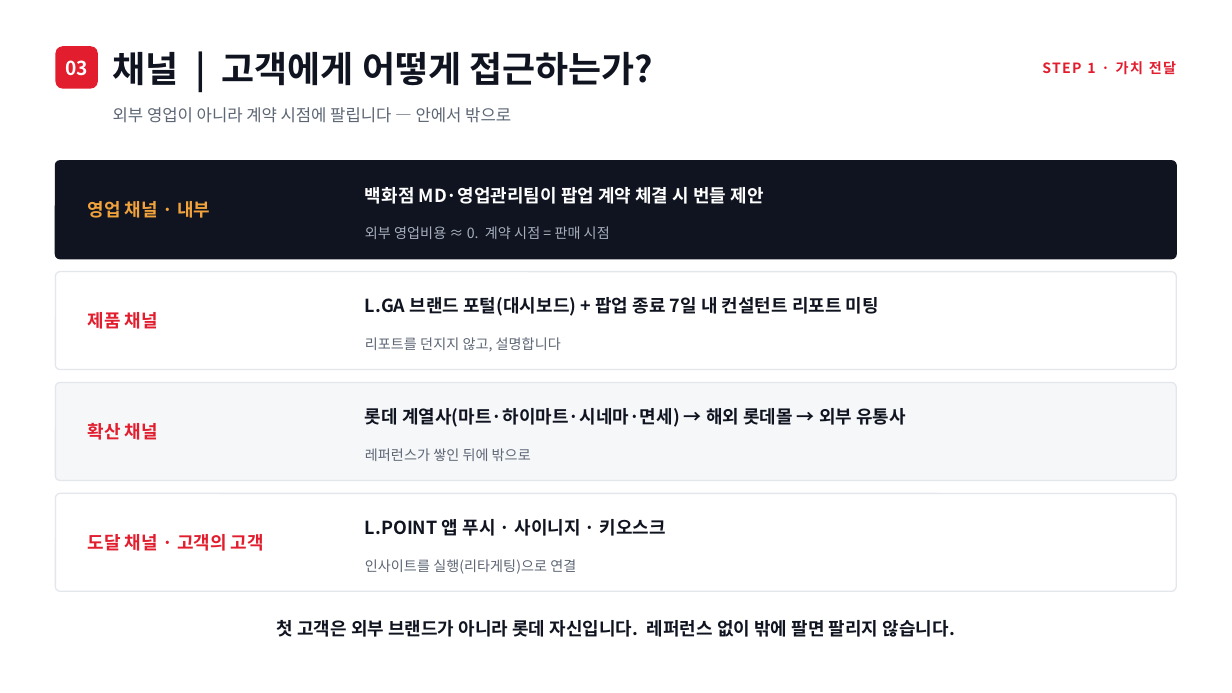
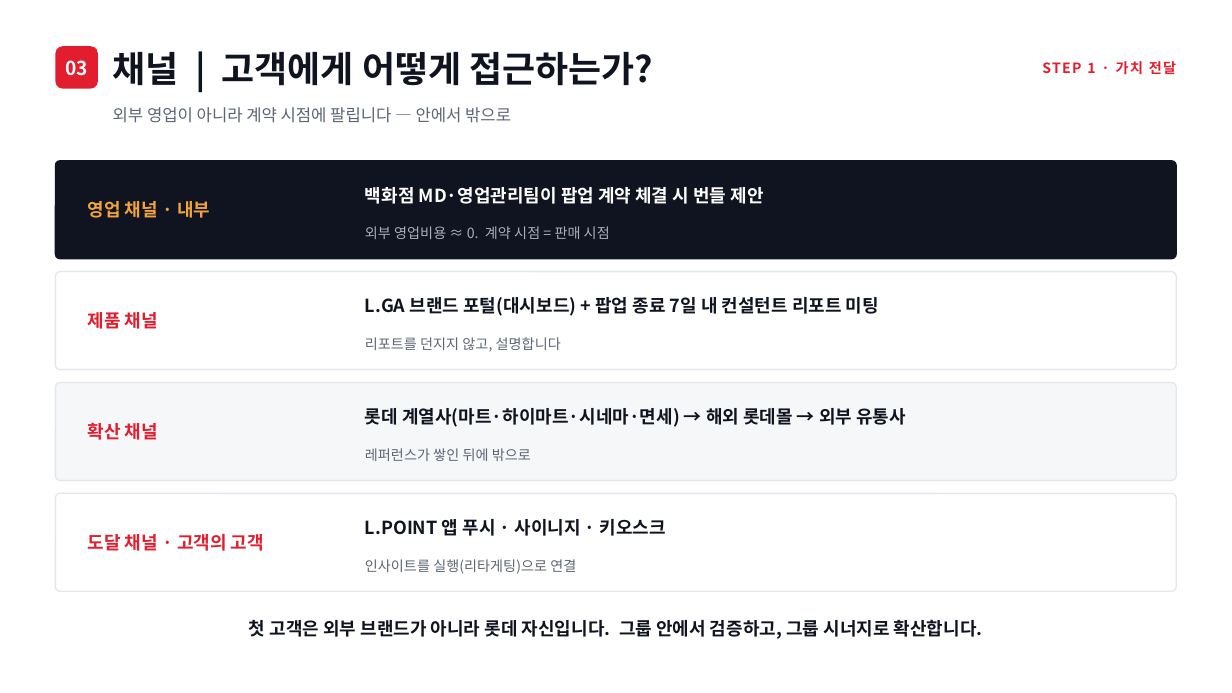
Before and after one commit to neti84-design/LMBA, a slide deck: slide 7 of LGA_롯데신사업_발표.pptx (slide 6 before the commit). Drawn at 1232x693 pixels with LibreOffice and Linux fonts; fonts in the diff are those of the drawing. Boxes give left, top, right and bottom in pixels: in the first picture for what was removed or moved away, otherwise in the second. Text is boxed around its words. In the diff, an @@ line names an element or a change of style, - is before the commit and + after.

```diff
--- a/LGA_롯데신사업_발표.pptx
+++ b/LGA_롯데신사업_발표.pptx
@@ text at box(249, 619, 983, 639): text changed @@
-첫 고객은 외부 브랜드가 아니라 롯데 자신입니다. 레퍼런스 없이 밖에 팔면 팔리지 않습니다.
+첫 고객은 외부 브랜드가 아니라 롯데 자신입니다. 그룹 안에서 검증하고, 그룹 시너지로 확산합니다.
```
Also in this commit, not shown: 11 other slides changed, 1 slide added, 6 other files.
